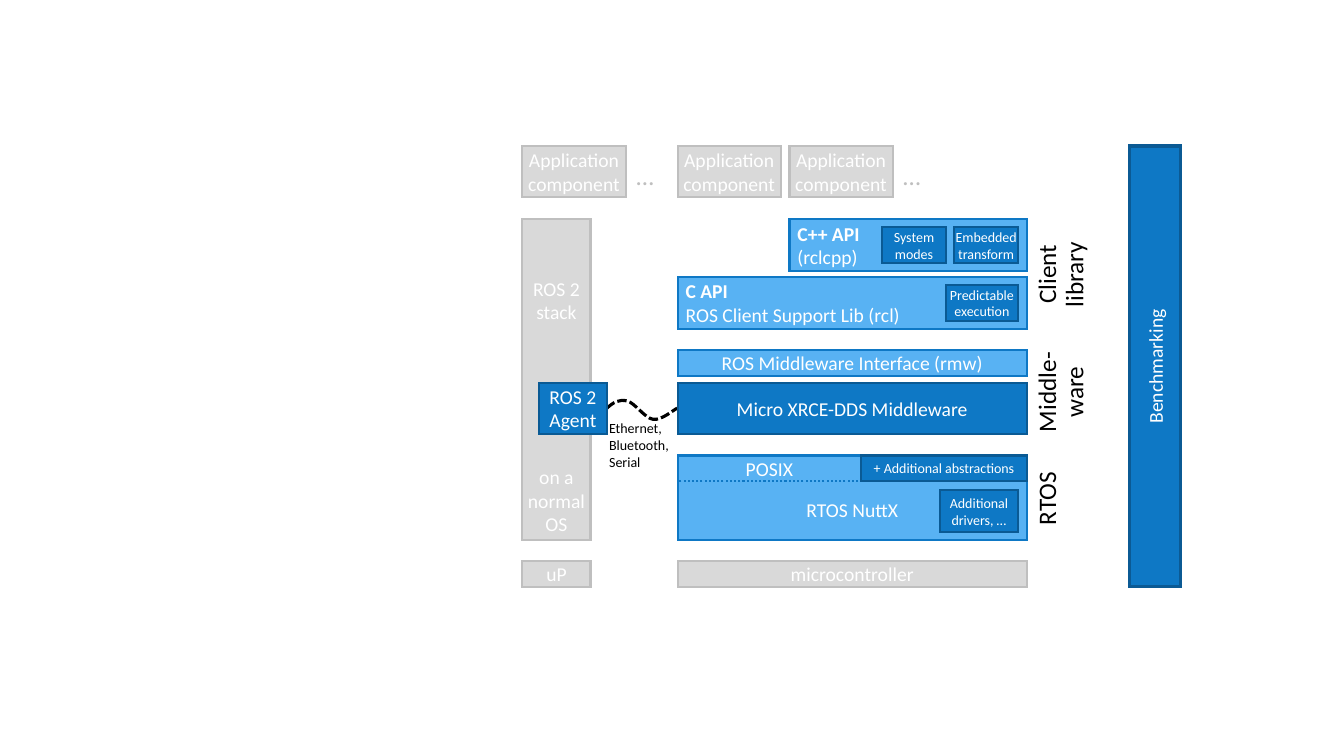
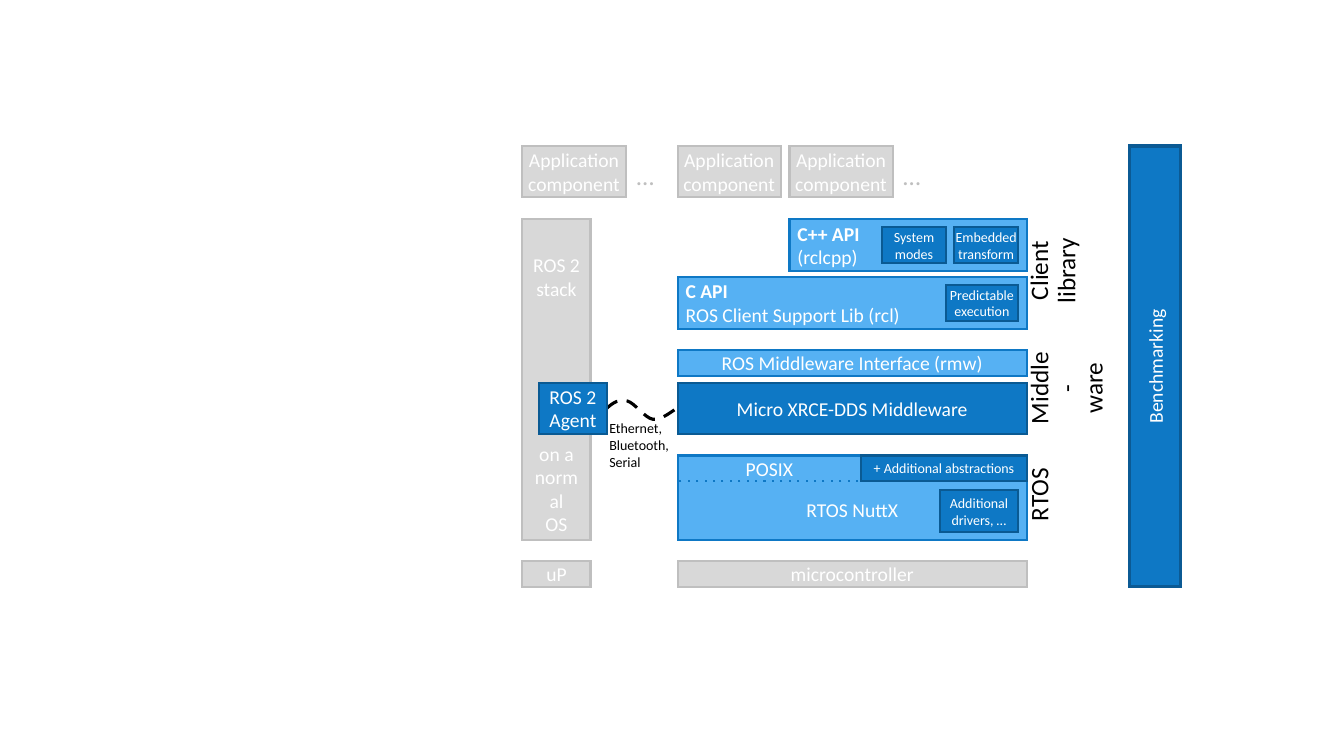
Before and after one commit to micro-ROS/micro-ROS.github.io, a slide deck: slide 1 of img/micro-ROS_architecture.pptx. Drawn at 1344x756 pixels with LibreOffice and Linux fonts; fonts in the diff are those of the drawing. Boxes give left, top, right and bottom in pixels: in the first picture for what was removed or moved away, otherwise in the second. Text is boxed around its words. In the diff, an @@ line names an element or a change of style, - is before the commit and + after.

```diff
--- a/img/micro-ROS_architecture.pptx
+++ b/img/micro-ROS_architecture.pptx
@@ rectangle "ROS 2" at (x1=522, y1=220, x2=591, y2=540): fill #D9D9D9 to #D8D8D8 @@
@@ rotation 0 to 270 degrees in 3 elements at (x1=1024, y1=473, x2=1055, y2=520), (x1=1024, y1=244, x2=1082, y2=301), (x1=1024, y1=359, x2=1110, y2=422) @@
@@ rectangle "Micro XRCE-DDS Middleware" at (x1=678, y1=383, x2=1026, y2=435): outline #0A5A94 1.5 pt to #0A5A93 1.5 pt @@
@@ rectangle "RTOS NuttX" at (x1=678, y1=456, x2=1026, y2=539): fill #58B2F3 to #56B1F3 @@
```
Also in this commit, not shown: 1 other slide changed, 1 slide added, 1 other file.
